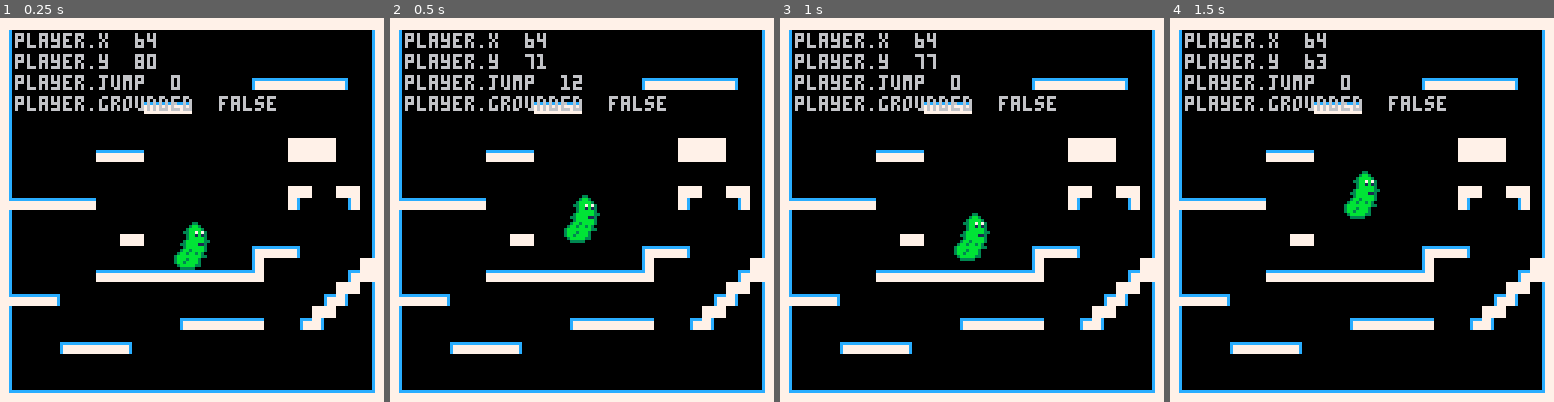
Above: before the commit, frames 1-4 (left to right).
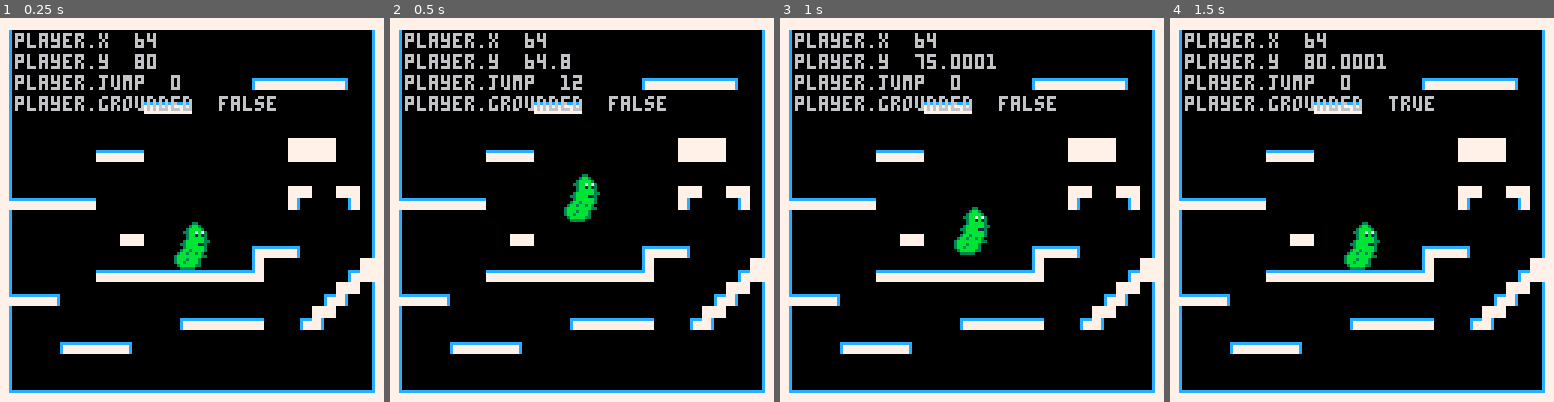
Above: after the commit, the same moments.

Repository: Niarkou/Open-jam-2018
Game: PICO-8 cartridge Openjam2018.p8
Two runs of this game, one before a commit and one after it. Both use one fixed random seed, a clock stepped at 60 frames per second and the inputs below.
Inputs:
- Up to frame 1 (0.25 s): no input
- Up to frame 2 (0.5 s): tap X (X key) at 0.33 s
- Up to frame 3 (1 s): no input
- Up to frame 4 (1.5 s): tap X (X key) at 1.07 s

Frame 1 is identical in both runs. In frame 2, 1.2% of the frame differs, in the area x 35-55%, y 9-59%; in frame 3, 0.8%; in frame 4, 2.0%, in the area x 35-72%, y 9-66%.

Commit message:
Tweak jump.

Diff:
--- a/Openjam2018.p8
+++ b/Openjam2018.p8
@@ -47,8 +47,10 @@
     end
 
     if player.jump > 0 then
-        new_y -= player.spd + 1.5
+        new_y -= (player.jump / 5) * player.spd
         player.jump -= 1
+    else
+        new_y += gravity_speed
     end
 
     if jump() and player.grounded == true then
@@ -56,8 +58,6 @@
      --elseif btn(3) then
          --new_y += player.spd
     end
-
-    new_y += gravity_speed
 
     -- test collisions
     if not wall_area(new_x, player.y, 4, 4) then
